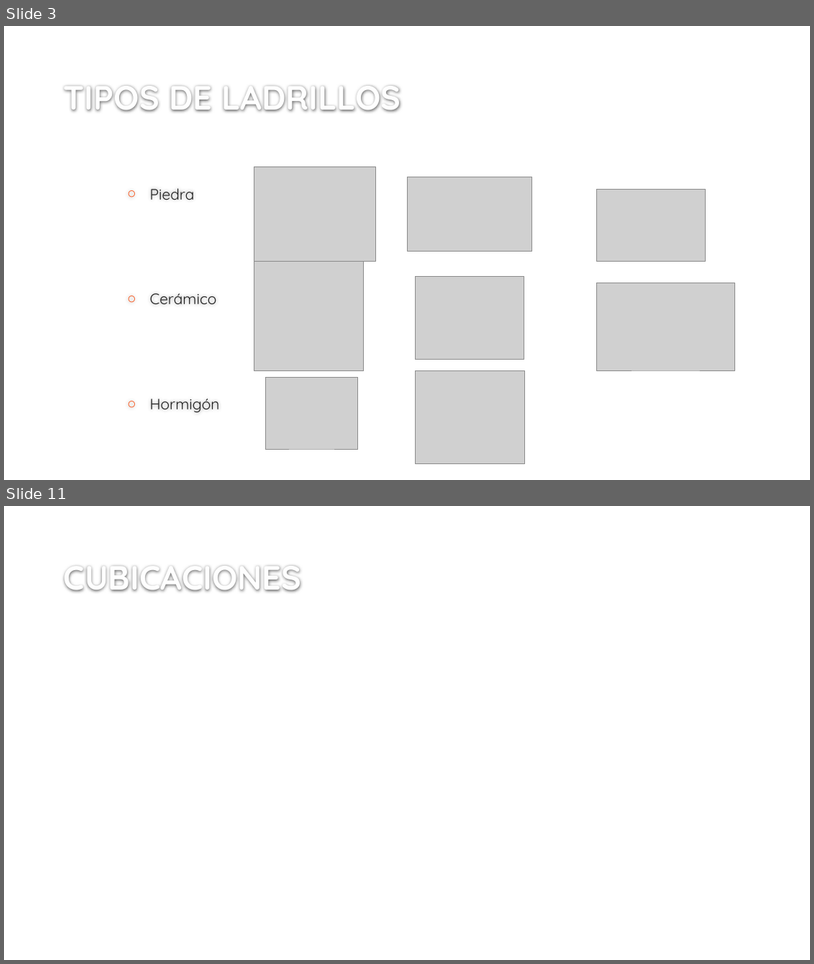
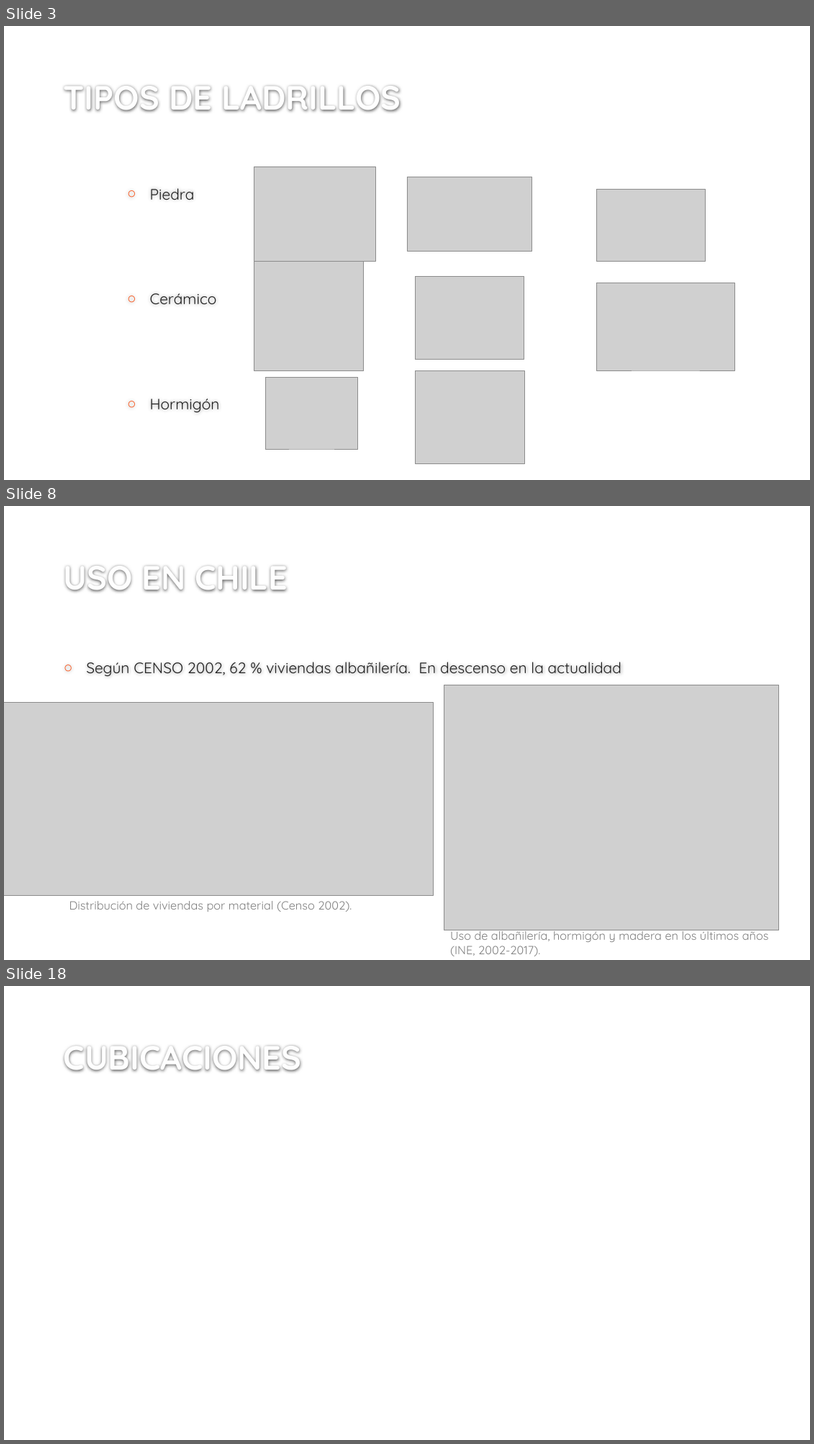
Before and after one commit to ppizarror/proyecto-CI6501, a slide deck: SISTEMAS CONSTRUCTIVOS EN ALBAÑILERIÁ.pptx. Shown one above the other, each under a label of ours: slides 3 and 11 before the commit, slides 3, 8 and 18 after it; the slides between them are not shown. The pictures are 814x964 and 814x1444 pixels, drawn with LibreOffice and Linux fonts; fonts in the diff are those of the drawing; grey boxes stand for pictures; background and template pictures are left out. Boxes give left, top, right and bottom in pixels: in the first picture for what was removed or moved away, otherwise in the second. Text is boxed around its words. In the diff, an @@ line names an element or a change of style, - is before the commit and + after.

Commit message:
PPT avanzado con referencias y usos en Chile y el mundo

```diff
--- a/SISTEMAS CONSTRUCTIVOS EN ALBAÑILERIÁ.pptx
+++ b/SISTEMAS CONSTRUCTIVOS EN ALBAÑILERIÁ.pptx
@@ slide 8 added at <box>4,506,810,960</box>, background #FFFFFF @@
@@ title added at <box>64,565,287,592</box>, 40 pt, text #FEFEFE, bold @@
+USO EN CHILE
@@ text added at <box>86,662,622,677</box>, 18 pt, text #212121 @@
+○ Según CENSO 2002, 62 % viviendas albañilería. En descenso en la actualidad
@@ picture added at <box>445,685,779,930</box> @@
@@ picture added at <box>4,702,434,895</box> @@
@@ text added at <box>70,901,352,911</box>, 14 pt, text #808080 @@
+Distribución de viviendas por material (Censo 2002).
@@ text added at <box>450,927,769,956</box>, 14 pt, text #808080 @@
+Uso de albañilería, hormigón y madera en los últimos años (INE, 2002-2017).
@@ what was slide 11 is now slide 18 @@
```
Also in this commit, not shown: 7 slides changed, 9 other slides added, 3 slides removed.
